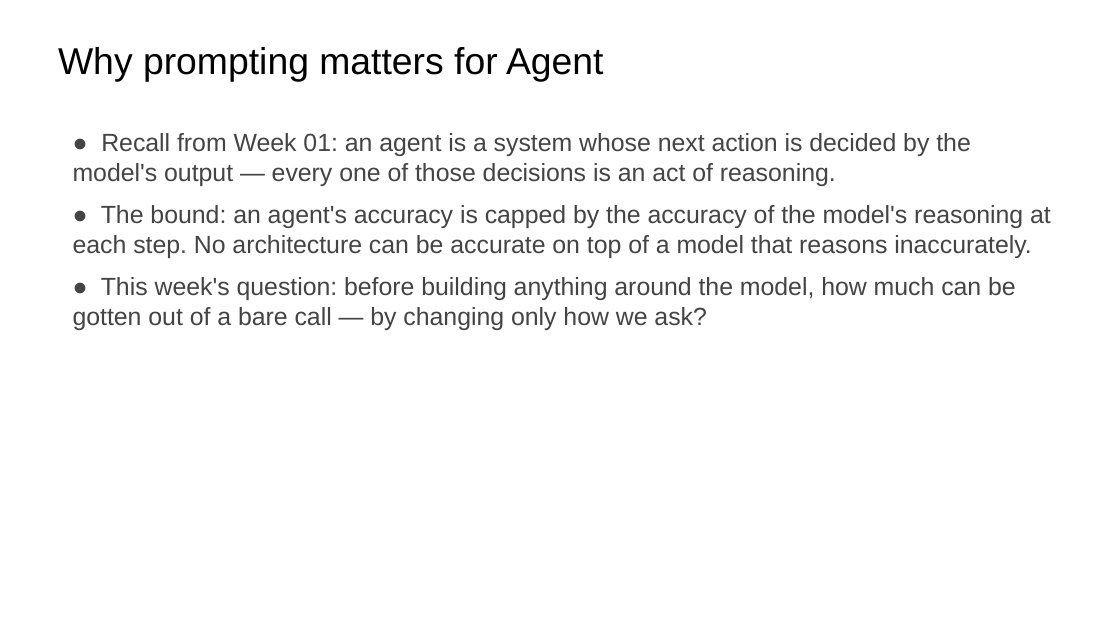
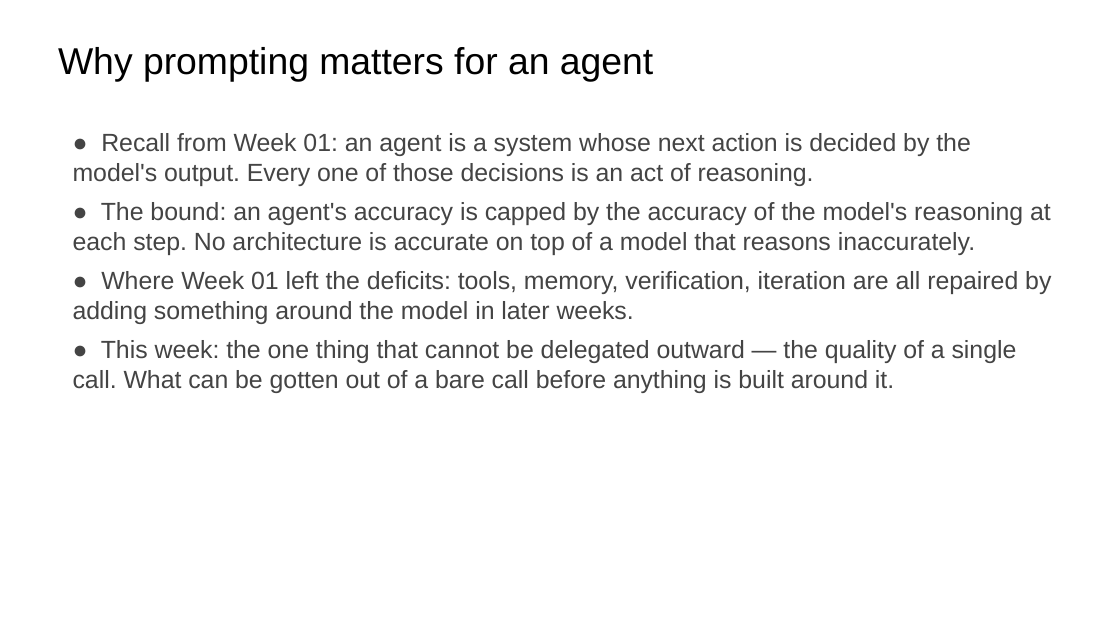
Before and after one commit to ralbu85/stml_2026, a slide deck: slide 4 of lectures/week02/slides-draft-w2.pptx. Drawn at 1120x630 pixels with LibreOffice and Linux fonts; fonts in the diff are those of the drawing. Boxes give left, top, right and bottom in pixels: in the first picture for what was removed or moved away, otherwise in the second. Text is boxed around its words. In the diff, an @@ line names an element or a change of style, - is before the commit and + after.

```diff
--- a/lectures/week02/slides-draft-w2.pptx
+++ b/lectures/week02/slides-draft-w2.pptx
@@ text at box(58, 47, 653, 81): text changed @@
-Why prompting matters for Agent
+Why prompting matters for an agent
@@ text at box(73, 133, 1051, 393): text changed @@
-● Recall from Week 01: an agent is a system whose next action is decided by the model's output — every one of those decisions is an act of reasoning.
-● The bound: an agent's accuracy is capped by the accuracy of the model's reasoning at each step. No architecture can be accurate on top of a model that reasons inaccurately.
-● This week's question: before building anything around the model, how much can be gotten out of a bare call — by changing only how we ask?
+● Recall from Week 01: an agent is a system whose next action is decided by the model's output. Every one of those decisions is an act of reasoning.
+● The bound: an agent's accuracy is capped by the accuracy of the model's reasoning at each step. No architecture is accurate on top of a model that reasons inaccurately.
+● Where Week 01 left the deficits: tools, memory, verification, iteration are all repaired by adding something around the model in later weeks.
+● This week: the one thing that cannot be delegated outward — the quality of a single call. What can be gotten out of a bare call before anything is built around it.
```
Also in this commit, not shown: 22 other slides changed, 1 slide added, 1 slide removed, 2 other files.
